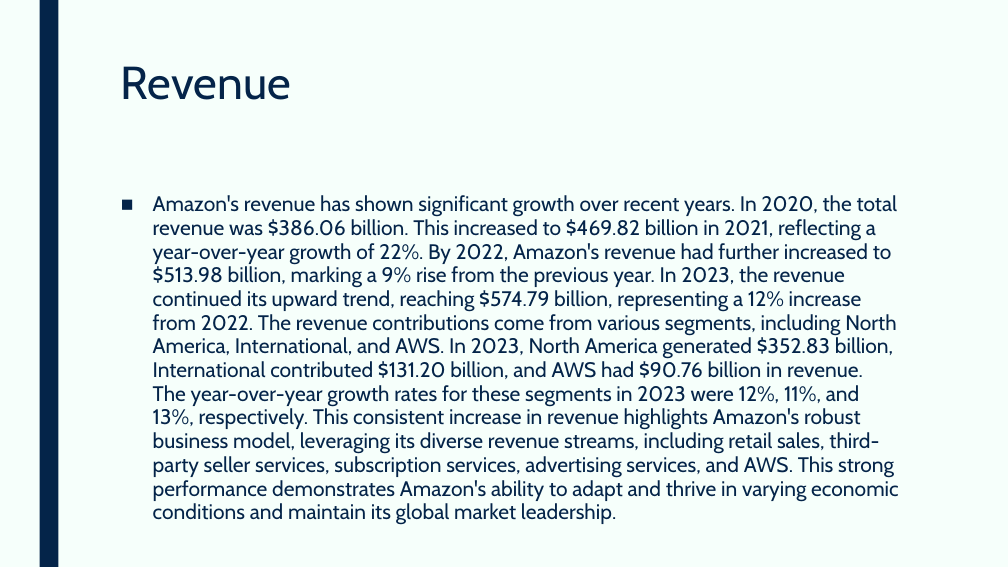
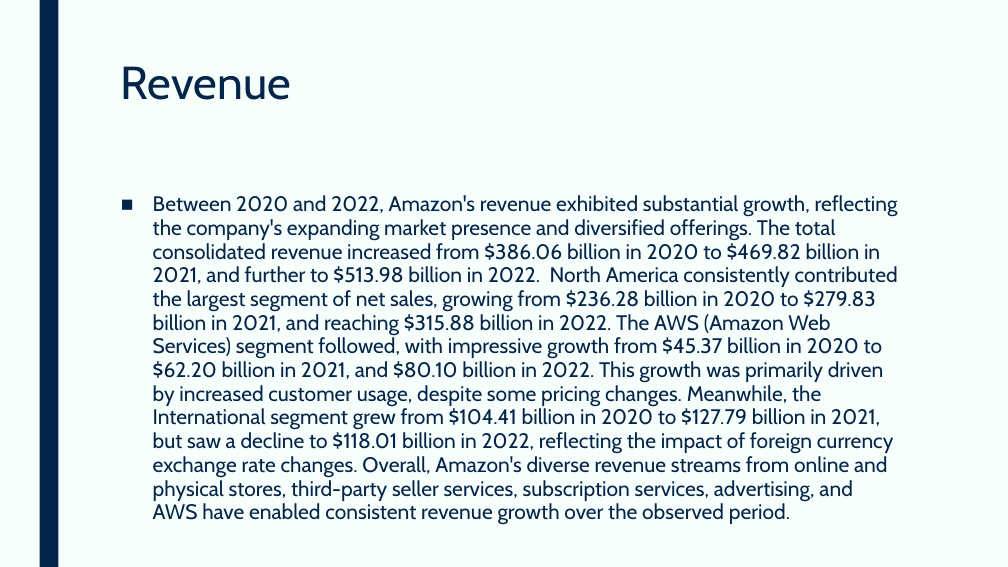
Before and after one commit to devangovind/AMUCLDISS, a slide deck: slide 3 of fastapi-backend/app/pres/output.pptx. Drawn at 1008x567 pixels with LibreOffice and Linux fonts; fonts in the diff are those of the drawing. Boxes give left, top, right and bottom in pixels: in the first picture for what was removed or moved away, otherwise in the second. Text is boxed around its words. In the diff, an @@ line names an element or a change of style, - is before the commit and + after.

```diff
--- a/fastapi-backend/app/pres/output.pptx
+++ b/fastapi-backend/app/pres/output.pptx
@@ text at [153,195,898,502]: text changed @@
-■ Amazon's revenue has shown significant growth over recent years. In 2020, the total revenue was $386.06 billion. This increased to $469.82 billion in 2021, reflecting a year-over-year growth of 22%. By 2022, Amazon's revenue had further increased to $513.98 billion, marking a 9% rise from the previous year. In 2023, the revenue continued its upward trend, reaching $574.79 billion, representing a 12% increase from 2022. The revenue contributions come from various segments, including North America, International, and AWS. In 2023, North America generated $352.83 billion, International contributed $131.20 billion, and AWS had $90.76 billion in revenue. The year-over-year growth rates for these segments in 2023 were 12%, 11%, and 13%, respectively. This consistent increase in revenue highlights Amazon's robust business model, leveraging its diverse revenue streams, including retail sales, third-party seller services, subscription services, advertising services, and AWS. This strong performance demonstrates Amazon's ability to adapt and thrive in varying economic conditions and maintain its global market leadership.
+■ Between 2020 and 2022, Amazon's revenue exhibited substantial growth, reflecting the company's expanding market presence and diversified offerings. The total consolidated revenue increased from $386.06 billion in 2020 to $469.82 billion in 2021, and further to $513.98 billion in 2022. North America consistently contributed the largest segment of net sales, growing from $236.28 billion in 2020 to $279.83 billion in 2021, and reaching $315.88 billion in 2022. The AWS (Amazon Web Services) segment followed, with impressive growth from $45.37 billion in 2020 to $62.20 billion in 2021, and $80.10 billion in 2022. This growth was primarily driven by increased customer usage, despite some pricing changes. Meanwhile, the International segment grew from $104.41 billion in 2020 to $127.79 billion in 2021, but saw a decline to $118.01 billion in 2022, reflecting the impact of foreign currency exchange rate changes. Overall, Amazon's diverse revenue streams from online and physical stores, third-party seller services, subscription services, advertising, and AWS have enabled consistent revenue growth over the observed period.
```
Also in this commit, not shown: 3 other slides changed, 4 other files.
